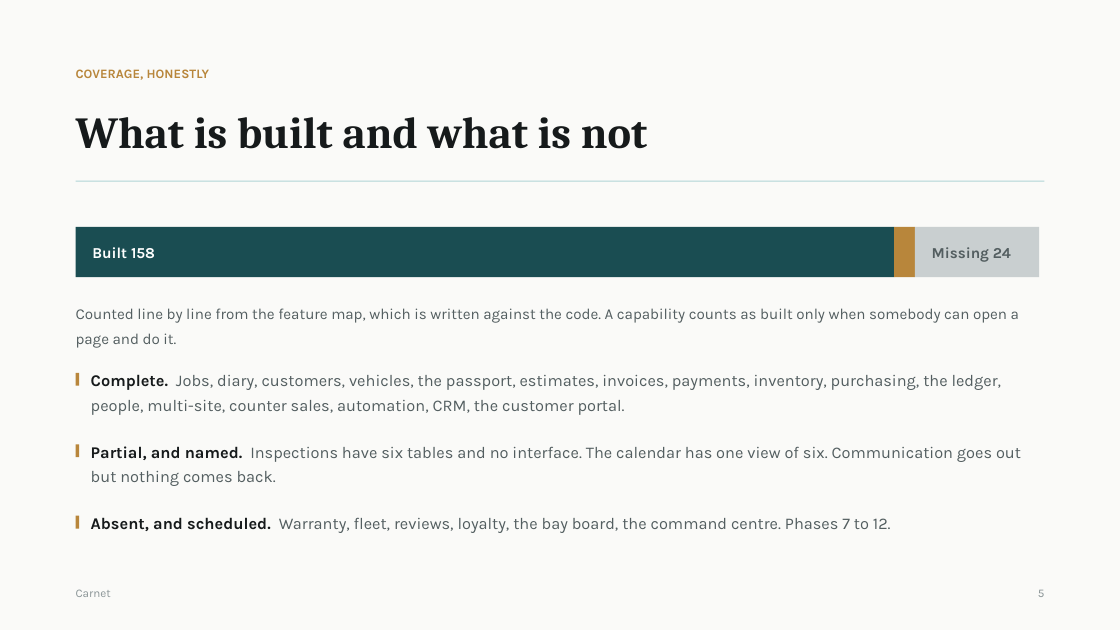
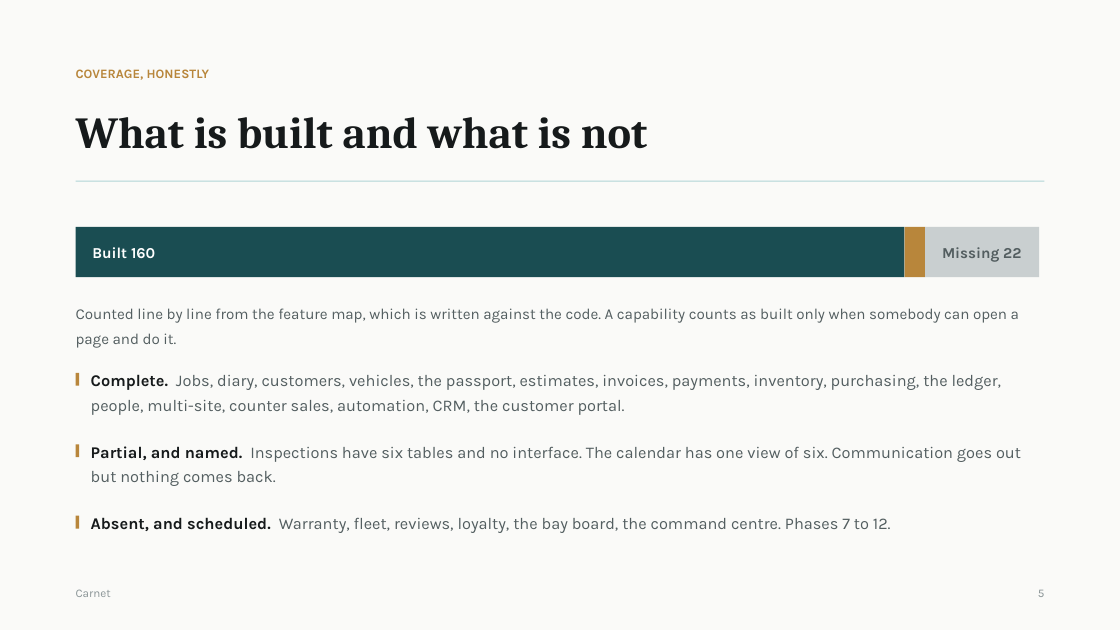
Before and after one commit to Amrwar/vehicle-memory, a slide deck: slide 6 of docs/Carnet-Presentation.pptx. Drawn at 1120x630 pixels with LibreOffice and Linux fonts; fonts in the diff are those of the drawing. Boxes give left, top, right and bottom in pixels: in the first picture for what was removed or moved away, otherwise in the second. Text is boxed around its words. In the diff, an @@ line names an element or a change of style, - is before the commit and + after.

```diff
--- a/docs/Carnet-Presentation.pptx
+++ b/docs/Carnet-Presentation.pptx
@@ rectangle: place and size @@
-rectangle at [76,227,894,277]
+rectangle at [76,227,905,277]
@@ rectangle: place and size @@
-rectangle at [894,227,915,277]
+rectangle at [905,227,926,277]
@@ rectangle: place and size @@
-rectangle at [915,227,1039,277]
+rectangle at [925,227,1039,277]
@@ text at [92,247,155,258]: text changed @@
-Built 158
+Built 160
@@ text at [942,247,1021,262]: text changed @@
-Missing 24
+Missing 22
```
Also in this commit, not shown: 1 other slide changed, 46 other files.
